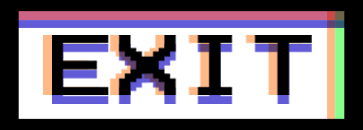
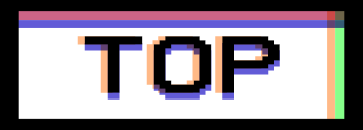
Revision of a layered (363, 130) image; what changed, layer by layer:
added group "TOP" (1st of 2) with 3 layers above "SPITTER" over [77, 36, 280, 100]
added layer "TOP copy 2" (multiply) in group "TOP" over [77, 36, 273, 93]
added layer "TOP copy" (multiply) in group "TOP" over [84, 43, 280, 100]
added layer "TOP" (2nd of 2, in "TOP") in group "TOP" over [84, 36, 280, 93]
hid group "EXIT Text" (3 layers) over [43, 35, 312, 104]
